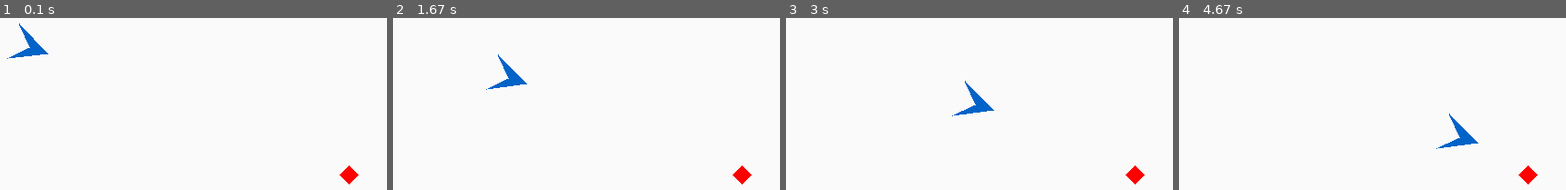
Above: before the commit, frames 1-4 (left to right).
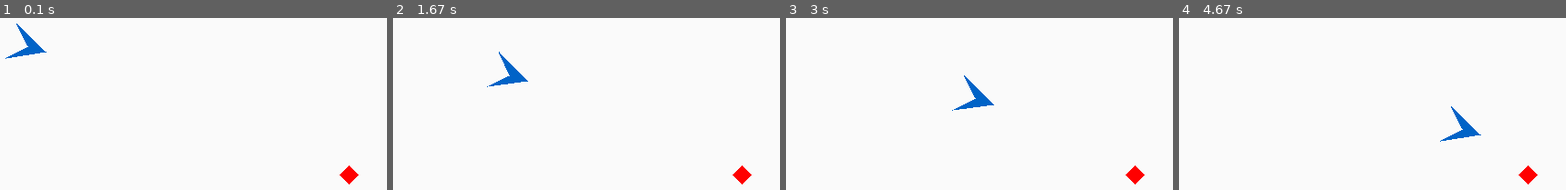
Above: after the commit, the same moments.

Repository: yipyip/Pygame-Examples
Game: pygame game, started from goalchaser.py
Two runs of this game, one before a commit and one after it. Both use one fixed random seed, a clock stepped at 60 frames per second and the inputs below.
Inputs:
- Up to frame 1 (0.1 s): no input
- Up to frame 2 (1.67 s): no input
- Up to frame 3 (3 s): no input
- Up to frame 4 (4.67 s): no input

The runs differ from the first frame. In frame 1, 0.2% of the frame differs, in the area x 1-13%, y 3-24%; in frame 2, 0.4%; in frame 3, 0.7%; in frame 4, 0.9%, in the area x 66-79%, y 51-77%.

Commit message:
busy loop freezes use tick

Diff:
--- a/goalchaser.py
+++ b/goalchaser.py
@@ -90,7 +90,8 @@
         while running:
             pyg.display.set_caption("Press ESC to exit."
                                     "{}{:1.4f}".format(" " * 8, self.frame_duration_secs))
-            self.clock.tick_busy_loop(self.fps)
+            #self.clock.tick_busy_loop(self.fps)
+            self.clock.tick(self.fps)
             running = self.dispatch_events()
             self.controller.process()
             self.flip()
@@ -305,7 +306,6 @@
         self.dtimer.integrate(self.robot.move, self.goal.pos)
         self.goal.draw(self.view)
         self.robot.draw(self.view)
-        #print self.robot
 
 
     def run(self):
@@ -344,10 +344,10 @@
           'backcol': (250, 250, 250),
           'robot_col': (0, 99, 199),
           'goal_col': (255, 0, 0),
-          'fps': 200,        # Pygame clock ticks
-          'dt': 0.005,       # Time delta in secs
+          'fps': 400,        # Pygame clock ticks
+          'dt': 0.05,       # Time delta in secs
           'pi_step': 1,      # PI domain: angle = PI * 2 / pi_step
-          'pi_eps': 128,     # PI domain: angle epsilon = PI * 2 / pi_eps
+          'pi_eps': 32,     # PI domain: angle epsilon = PI * 2 / pi_eps
           'move_step': 64,   # screen domain
           'move_eps': 18}    # screen domain (goal proximity)
 
--- a/pygskel.py
+++ b/pygskel.py
@@ -41,7 +41,7 @@
         """
         running = True
         while running:
-            pyg.display.update()
+            pyg.display.flip()
             self.screen.fill((0, 0, 0))
             for event in pyg.event.get():
                 if event.type == pyg.QUIT:
